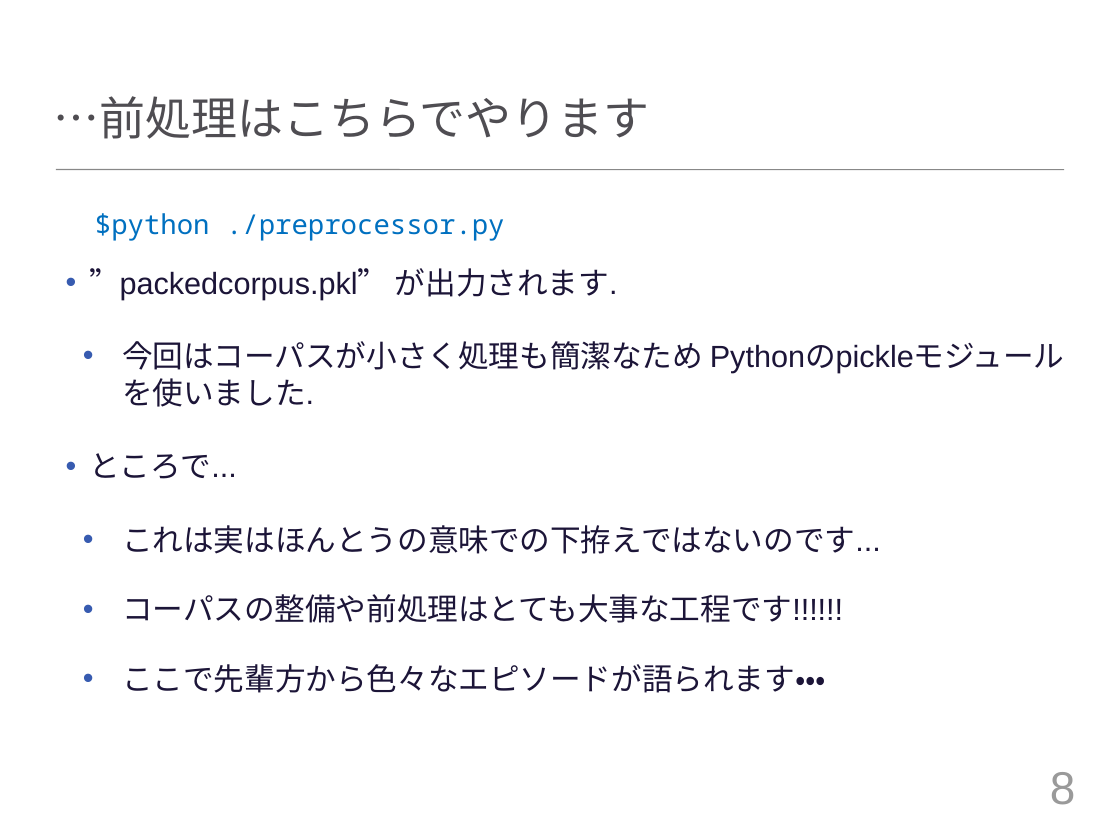
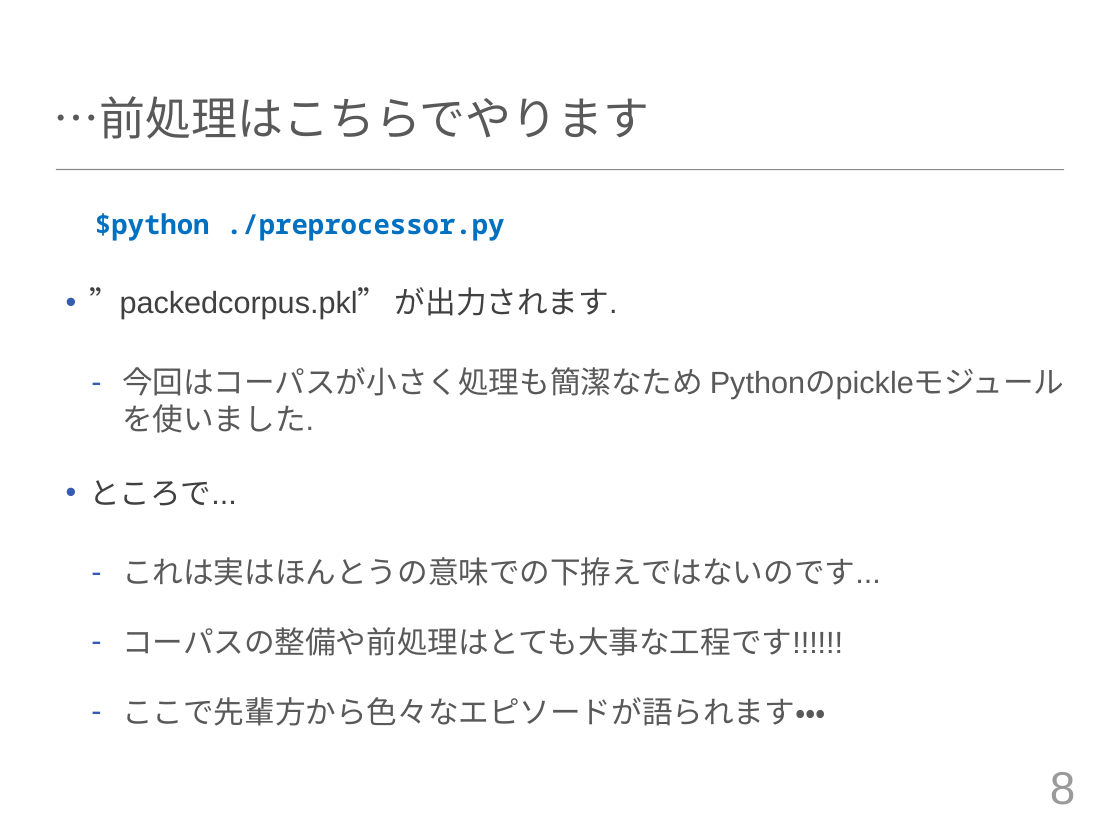
Before and after one commit to tuxedocat/ss2012, a slide deck: slide 8 of ss2012_slide.pptx. Drawn at 1120x840 pixels with LibreOffice and Linux fonts; fonts in the diff are those of the drawing. Boxes give left, top, right and bottom in pixels: in the first picture for what was removed or moved away, otherwise in the second. Text is boxed around its words. In the diff, an @@ line names an element or a change of style, - is before the commit and + after.

```diff
--- a/ss2012_slide.pptx
+++ b/ss2012_slide.pptx
@@ text "$python ./preprocessor.py" at <box>89,213,880,726</box>: bold on in "$python ./preprocessor.py"; text colour #1C1538 to #404040 in "”packedcorpus.pkl” が出力されます.", "ところで..."; text colour #1C1538 to #595959 in "今回はコーパスが小さく処理も簡潔なため Pythonのpickleモジュールを使いました.", "これは実はほんとうの意味での下拵えではないのです...", "コーパスの整備や前処理はとても大事な工程です!!!!!!", "ここで先輩方から色々なエピソードが語られます・・・"; more space between paragraphs; bullet • to - @@
```
Also in this commit, not shown: 18 other slides changed, 1 slide added.
